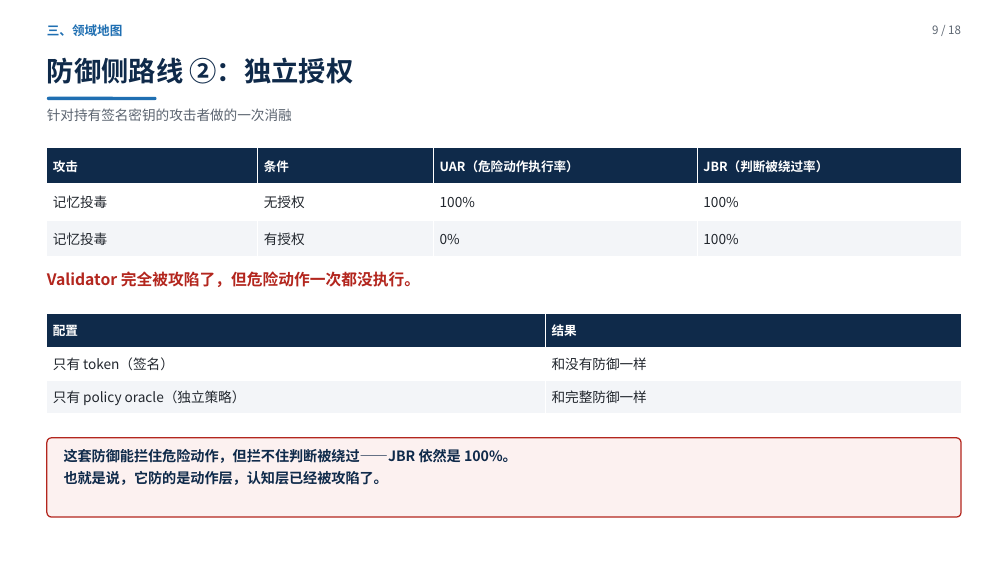
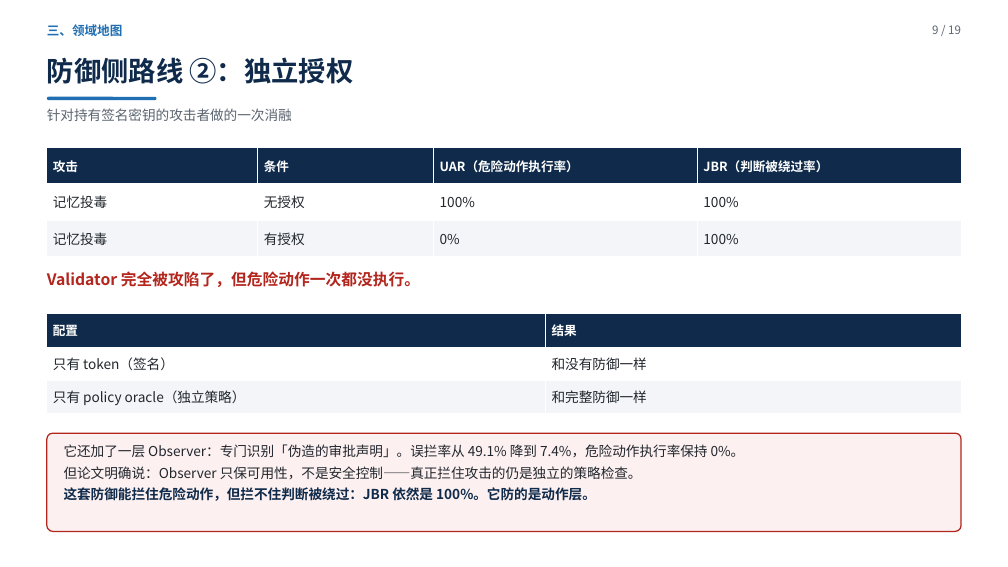
Before and after one commit to yiiiiiii1/multi-agent-remote-sensing, a slide deck: slide 9 of 阶段2-卫星多智能体防御/presentations/新方向调研汇报.pptx. Drawn at 1008x567 pixels with LibreOffice and Linux fonts; fonts in the diff are those of the drawing. Boxes give left, top, right and bottom in pixels: in the first picture for what was removed or moved away, otherwise in the second. Text is boxed around its words. In the diff, an @@ line names an element or a change of style, - is before the commit and + after.

Commit message:
采纳审核意见：P3 加默认场景声明、P9 补 Observer 数据、P13 去重复横幅、P11/P14 精简、P17 算力改强调框、代码块换正文字体、P1 加姓名位；新增 P18 四条核心发现（共19页）

```diff
--- a/阶段2-卫星多智能体防御/presentations/新方向调研汇报.pptx
+++ b/阶段2-卫星多智能体防御/presentations/新方向调研汇报.pptx
@@ text at [932,25,961,34]: text changed @@
-9 / 18
+9 / 19
@@ rounded rectangle: place and size @@
-rounded rectangle at [47,438,961,517]
+rounded rectangle at [47,433,961,532]
@@ text at [64,444,745,501]: text changed; size 13.5 to 13 pt; text colour #0F2A4A to #22272E; bold off @@
-这套防御能拦住危险动作，但拦不住判断被绕过——JBR 依然是 100%。
-也就是说，它防的是动作层，认知层已经被攻陷了。
+它还加了一层 Observer：专门识别「伪造的审批声明」。误拦率从 49.1% 降到 7.4%，危险动作执行率保持 0%。
+但论文明确说：Observer 只保可用性，不是安全控制——真正拦住攻击的仍是独立的策略检查。
+这套防御能拦住危险动作，但拦不住判断被绕过：JBR 依然是 100%。它防的是动作层。
```
Also in this commit, not shown: 17 other slides changed, 1 slide added, 4 other files.
